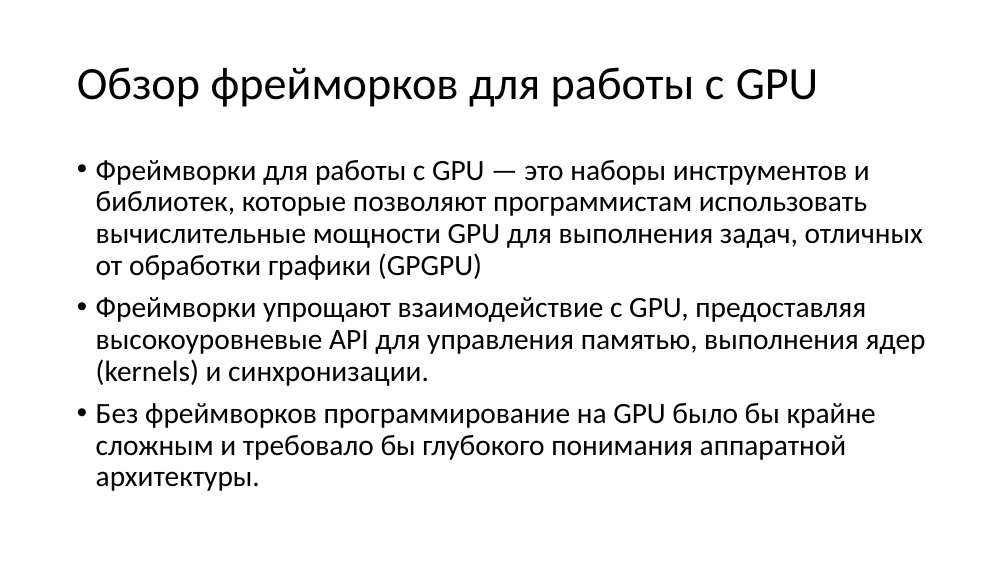
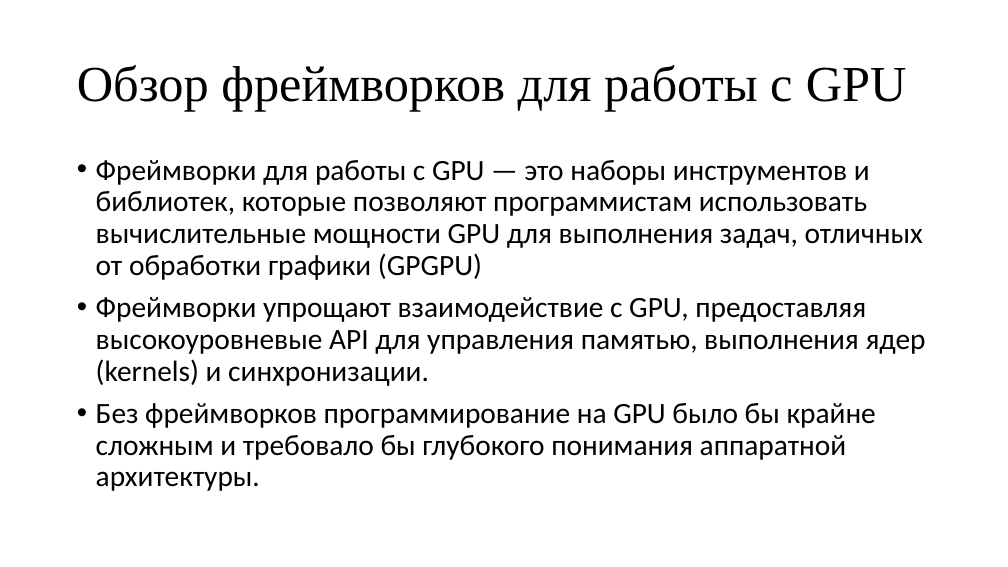
Before and after one commit to pezkov/gpu_course, a slide deck: slide 9 of presentations/Вычисления на GPU.pptx. Drawn at 1008x567 pixels with LibreOffice and Linux fonts; fonts in the diff are those of the drawing. Boxes give left, top, right and bottom in pixels: in the first picture for what was removed or moved away, otherwise in the second. Text is boxed around its words. In the diff, an @@ line names an element or a change of style, - is before the commit and + after.

```diff
--- a/presentations/Вычисления на GPU.pptx
+++ b/presentations/Вычисления на GPU.pptx
@@ title at bbox=[77, 65, 907, 111]: text changed; size 44 to 48 pt; font Calibri to Times New Roman @@
-Обзор фрейморков для работы с GPU
+Обзор фреймворков для работы с GPU
```
Also in this commit, not shown: 20 other slides changed, 1 other file.
